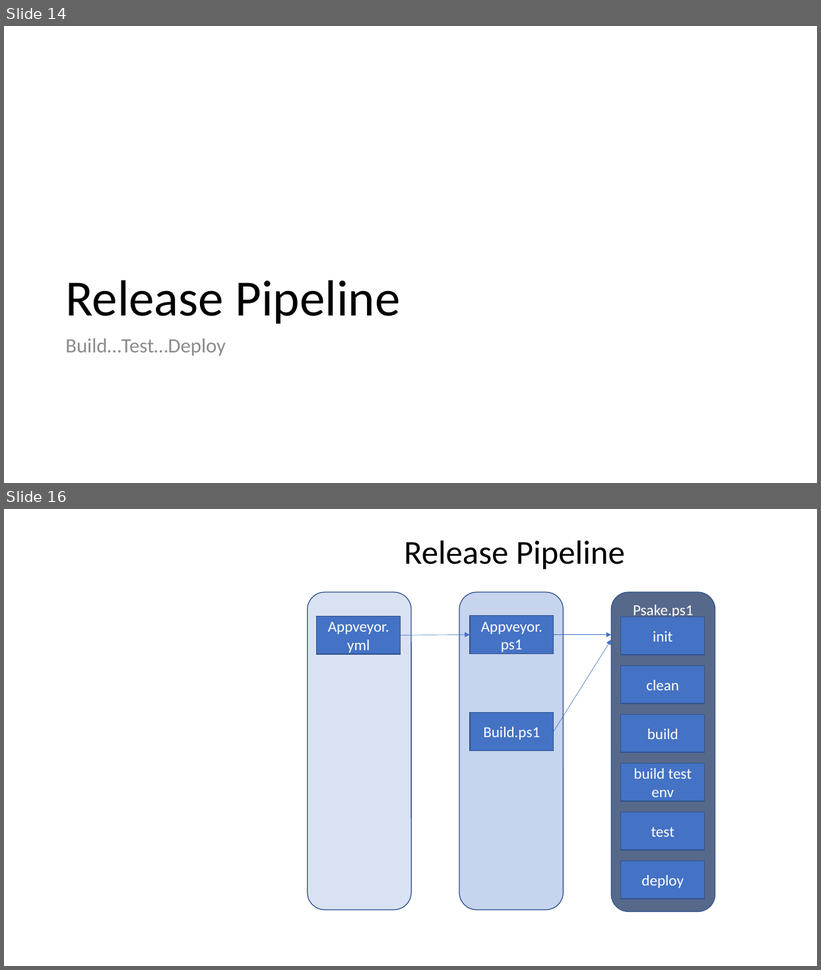
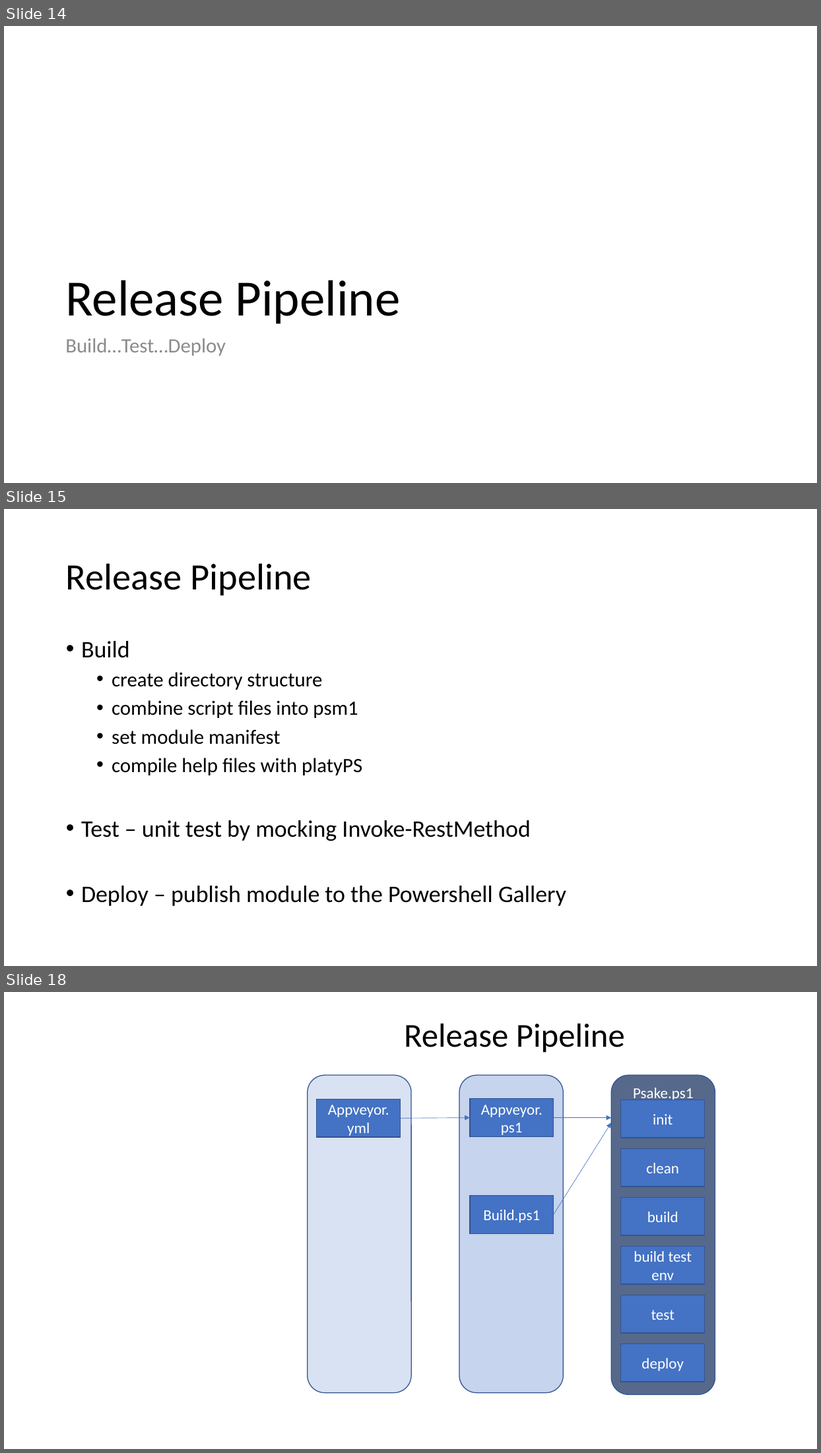
Before and after one commit to murrahjm/PSSummit2018, a slide deck: Presentation.pptx. Shown one above the other, each under a label of ours: slides 14 and 16 before the commit, slides 14, 15 and 18 after it; the slides between them are not shown. The pictures are 821x970 and 821x1453 pixels, drawn with LibreOffice and Linux fonts; fonts in the diff are those of the drawing; background and template pictures are left out. Boxes give left, top, right and bottom in pixels: in the first picture for what was removed or moved away, otherwise in the second. Text is boxed around its words. In the diff, an @@ line names an element or a change of style, - is before the commit and + after.

```diff
--- a/Presentation.pptx
+++ b/Presentation.pptx
@@ slide 15 added at bbox=[4, 509, 817, 966], background #FFFFFF @@
@@ title added at bbox=[66, 563, 312, 595], 44 pt, text #000000 @@
+Release Pipeline
@@ text added at bbox=[81, 641, 566, 906], 24 pt, text #000000 @@
+• Build
+  • create directory structure
+  • combine script files into psm1
+  • set module manifest
+  • compile help files with platyPS
+• Test – unit test by mocking Invoke-RestMethod
+• Deploy – publish module to the Powershell Gallery
@@ what was slide 16 is now slide 18 @@
```
Also in this commit, not shown: 2 slides changed, 1 other slide added, 7 other files.
